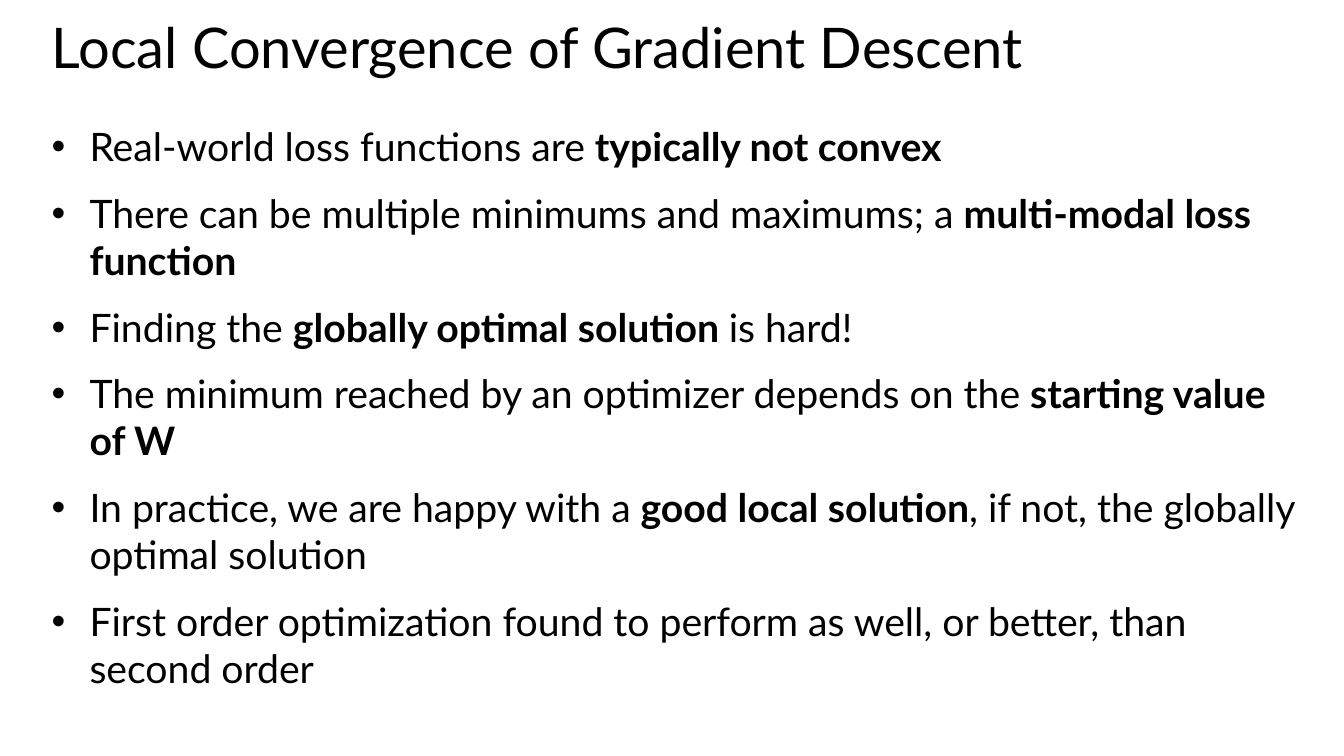
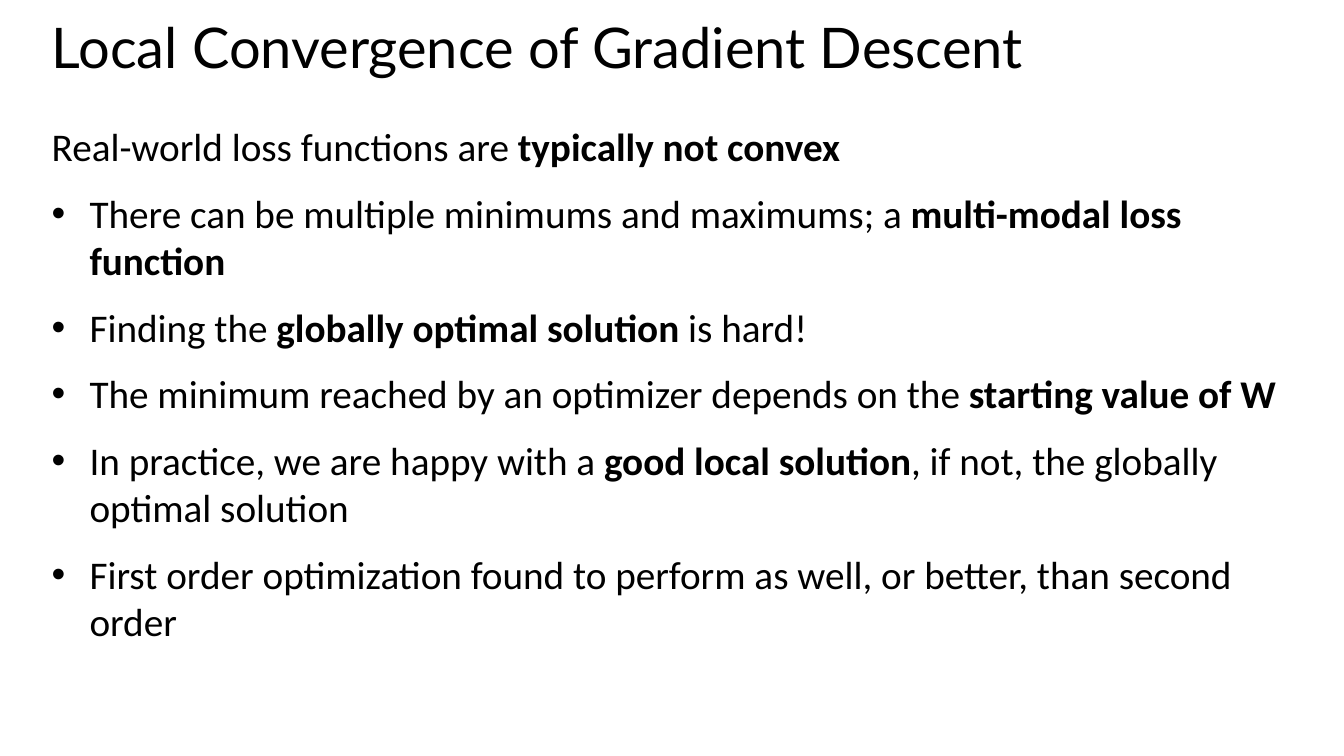
Before and after one commit to StephenElston/CSCI-E25, a slide deck: slide 16 of SupplementaryMaterial/OptimizationForDeepLearning.pptx. Drawn at 1344x756 pixels with LibreOffice and Linux fonts; fonts in the diff are those of the drawing. Boxes give left, top, right and bottom in pixels: in the first picture for what was removed or moved away, otherwise in the second. Text is boxed around its words. In the diff, an @@ line names an element or a change of style, - is before the commit and + after.

```diff
--- a/SupplementaryMaterial/OptimizationForDeepLearning.pptx
+++ b/SupplementaryMaterial/OptimizationForDeepLearning.pptx
@@ text "Real-world loss functions are typically ..." at box(52, 133, 1276, 637): font Lato to Calibri; bullet • to none @@
```
Also in this commit, not shown: 23 other slides changed.
